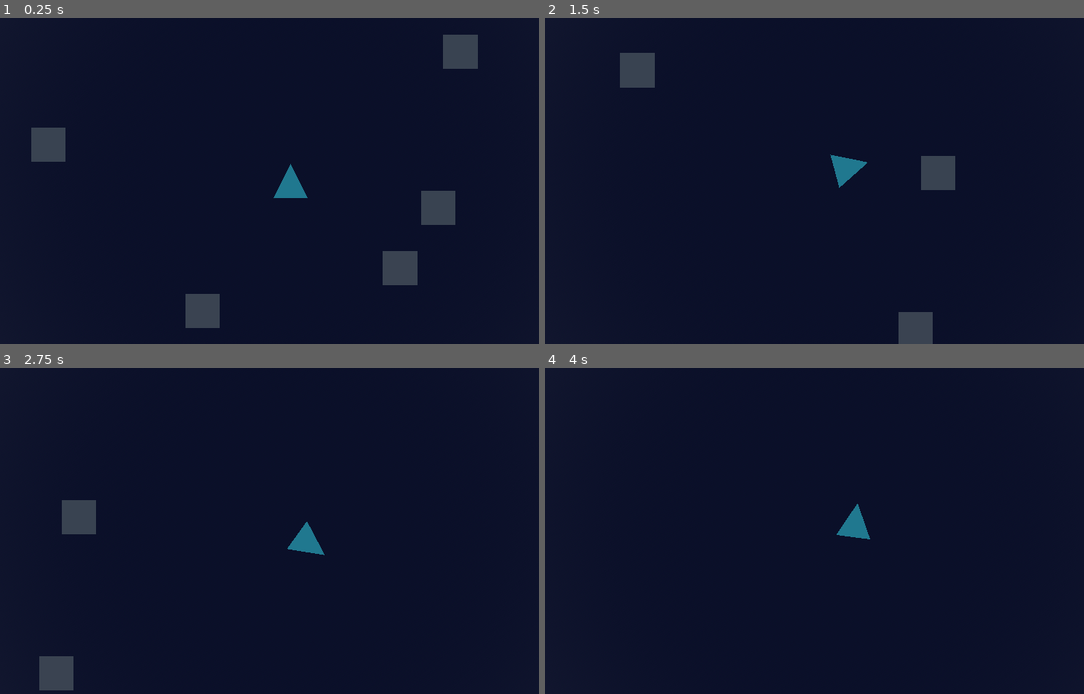
Above: before the commit, frames 1-4 (two rows, left to right).
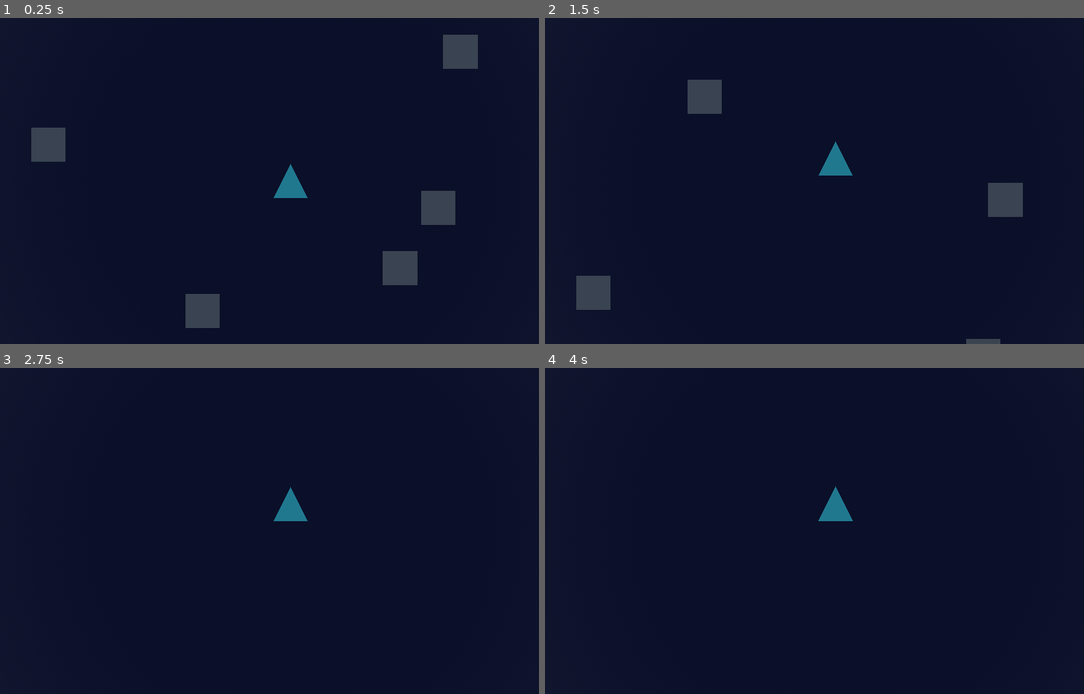
Above: after the commit, the same moments.

Repository: forklovee/SpaceJam2026
Game: Godot game, scene res://main.tscn
Same seed, same stepped clock (60 frames per second), same inputs: the game is played once before the commit and once after it.
Inputs:
- Up to frame 1 (0.25 s): no input
- Up to frame 2 (1.5 s): tap Enter at 0.5 s; hold D (Right) 0.53-1.28 s; hold S (Down) from 1.28 s (still down)
- Up to frame 3 (2.75 s): release S (Down) at 2.03 s; hold D (Right) from 2.03 s (still down)
- Up to frame 4 (4 s): release D (Right) at 2.78 s; hold W (Up) 2.78-3.53 s; hold A (Left) from 3.53 s (still down)

The runs differ from the first frame. In frame 2, 4.4% of the frame differs, in the area x 5-89%, y 10-100%; in frame 3, 2.0%; in frame 4, 0.7%.

Commit message:
Player Camera

Diff:
--- /dev/null
+++ b/Player/Camera/player_camera.gd
@@ -0,0 +1,13 @@
+class_name PlayerCamera extends Camera3D
+
+const CAMERA_HEIGHT: float = 10.0
+
+var follow_target: Node3D
+
+func _physics_process(delta: float) -> void:
+	if !is_instance_valid(follow_target):
+		return
+
+	global_position = global_position.lerp(
+		Vector3(follow_target.global_position.x, CAMERA_HEIGHT, follow_target.global_position.z), 10.0*delta
+	)
--- a/Player/Camera/player_camera.tscn
+++ b/Player/Camera/player_camera.tscn
@@ -1,6 +1,9 @@
 [gd_scene format=3 uid="uid://dm0bccipgvts3"]
+
+[ext_resource type="Script" uid="uid://dtjafdhh3lask" path="res://Player/Camera/player_camera.gd" id="1_xxw0e"]
 
 [node name="PlayerCamera" type="Camera3D" unique_id=591022296]
 transform = Transform3D(1, 0, 0, 0, -4.371139e-08, 1, 0, -1, -4.371139e-08, 0, 0, 0)
 projection = 1
 size = 9.5
+script = ExtResource("1_xxw0e")
--- a/Player/player_controller.gd
+++ b/Player/player_controller.gd
@@ -1,35 +1,25 @@
 class_name PlayerController extends Node
-
-const CAMERA_HEIGHT: float = 10.0
 
 var _ship_scene: PackedScene
 
 var input_direction: Vector2
 
-var camera: Camera3D
+var camera: PlayerCamera
 var ship: Ship
 
 func _ready() -> void:
 	set_name("PlayerController")
 	camera = ResourceLoader.load("res://Player/Camera/player_camera.tscn").instantiate()
 	add_child(camera)
-	camera.global_position.y = CAMERA_HEIGHT
 
-func _process(delta: float) -> void:
+func _process(_delta: float) -> void:
 	if !is_instance_valid(ship):
 		return
-
-	#camera.global_position = camera.global_position.lerp(
-		#Vector3(ship.global_position.x, CAMERA_HEIGHT, ship.global_position.z), 10.0*delta
-	#)
 
 	input_direction = Input.get_vector("Left", "Right", "Down", "Up")
 	ship.steer(input_direction)
 
-func _physics_process(delta: float) -> void:
-	camera.global_position = camera.global_position.lerp(
-		Vector3(ship.global_position.x, CAMERA_HEIGHT, ship.global_position.z), 10.0*delta
-	)
+
 
 func spawn(transform: Transform3D, new_ship_scene: PackedScene = null):
 	destroy_ship()
@@ -42,6 +32,8 @@
 
 	ship.global_transform = transform
 
+	camera.follow_target = ship
+
 func destroy_ship():
 	if !is_instance_valid(ship):
 		return
--- a/Ship/base_ship.tscn
+++ b/Ship/base_ship.tscn
@@ -8,6 +8,7 @@
 [sub_resource type="SphereShape3D" id="SphereShape3D_wo1jh"]
 
 [node name="Ship" type="RigidBody3D" unique_id=1651256213]
+axis_lock_angular_y = true
 linear_damp = 2.0
 angular_damp = 10.0
 script = ExtResource("1_wo1jh")
--- a/Ship/ship.gd
+++ b/Ship/ship.gd
@@ -10,11 +10,8 @@
 	if movement_direction.length() > 0.01:
 		apply_central_force(20.0*get_forward())
 
-	else:
-		print("no movement")
-
+	# y rotation
 	apply_torque(50.0*Vector3.UP * angle_difference(current_angle, target_angle))
-	# TODO: convert to physics based
 
 func get_forward() -> Vector3:
 	return -global_basis.z
Not shown, added: Player/Camera/player_camera.gd.uid
